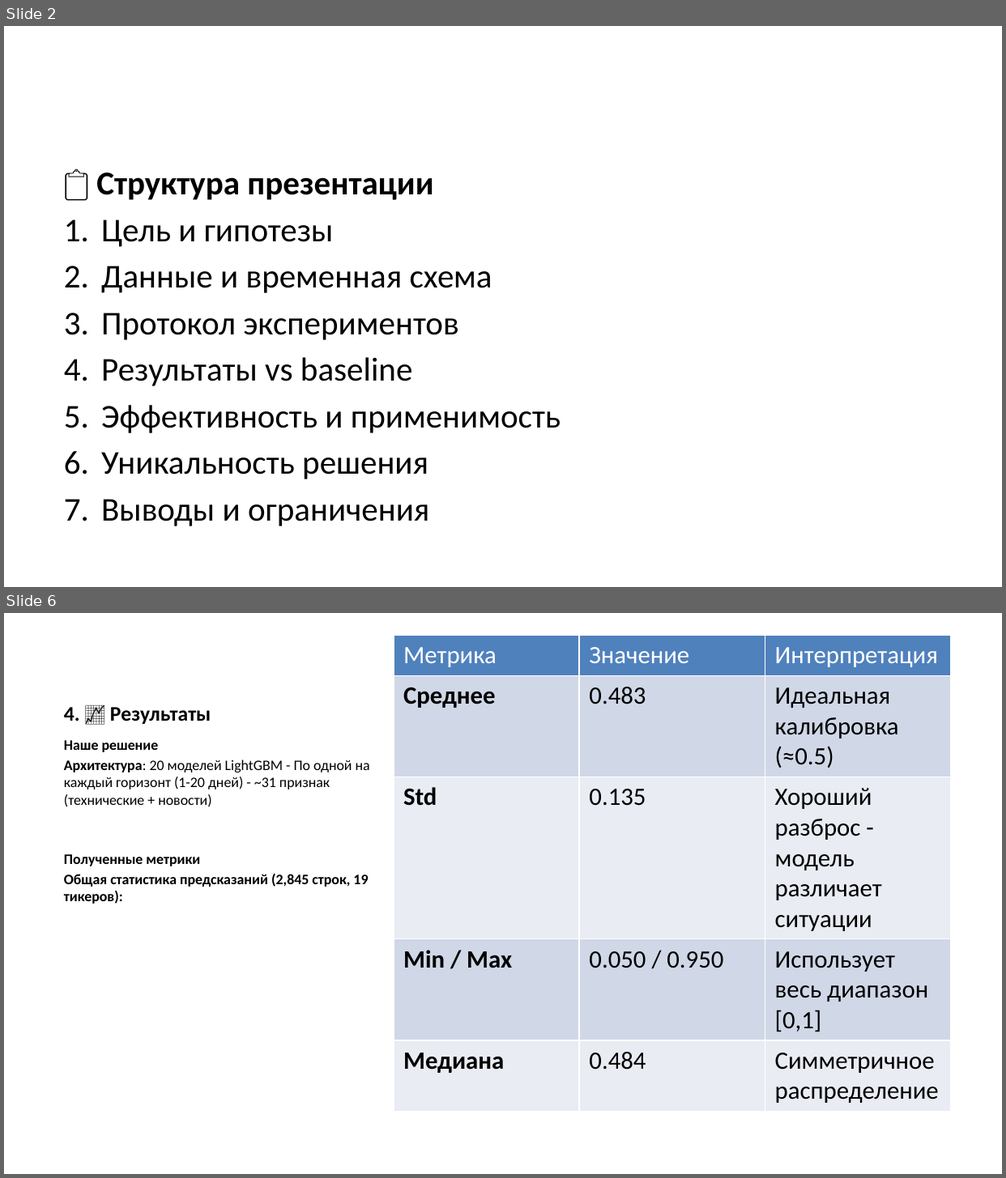
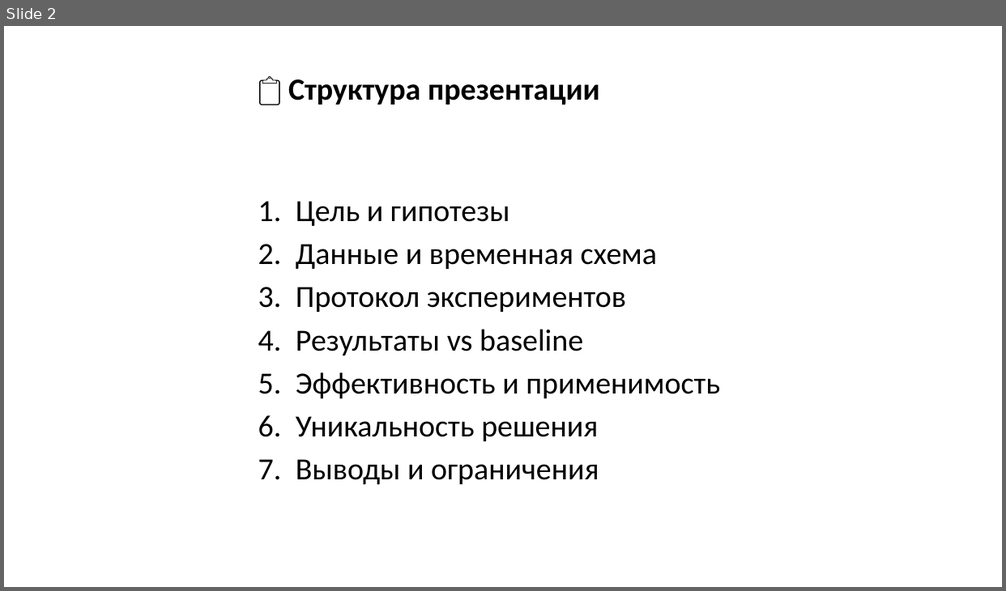
Before and after one commit to sokanaid/finnam-forecast-pulsetech, a slide deck: PITCH_PRESENTATION.pptx. Shown one above the other, each under a label of ours: slides 2 and 6 before the commit, slide 2 after it; the slides between them are not shown. The pictures are 1006x1178 and 1006x591 pixels, drawn with LibreOffice and Linux fonts; fonts in the diff are those of the drawing. Boxes give left, top, right and bottom in pixels: in the first picture for what was removed or moved away, otherwise in the second. Text is boxed around its words. In the diff, an @@ line names an element or a change of style, - is before the commit and + after.

```diff
--- a/PITCH_PRESENTATION.pptx
+++ b/PITCH_PRESENTATION.pptx
@@ slide 6 removed at (4,613,1002,1174), background #FFFFFF @@
@@ table removed at (393,635,950,1113), 5 rows, 3 columns @@
-Метрика | Значение | Интерпретация
-Среднее | 0.483 | Идеальная калибровка (≈0.5)
-Std | 0.135 | Хороший разброс - модель различает ситуации
-Min / Max | 0.050 / 0.950 | Использует весь диапазон [0,1]
-Медиана | 0.484 | Симметричное распределение
@@ title removed at (64,707,211,724) @@
-4. 📈 Результаты
@@ text removed at (64,740,370,904) @@
-Наше решение
-Архитектура: 20 моделей LightGBM - По одной на каждый горизонт (1-20 дней) - ~31 признак (технические + новости)
-Полученные метрики
-Общая статистика предсказаний (2,845 строк, 19 тикеров):
@@ slide 2 changed as well @@
@@ text "📋 Структура презентации": place and size @@
-text "📋 Структура презентации" at (96,173,560,527)
+text "📋 Структура презентации" at (288,79,720,485)
@@ text "📋 Структура презентации" at (288,79,720,485): size 24 to 22.2 pt @@
```
Also in this commit, not shown: 7 other slides changed, 4 slides added, 8 other slides removed.
